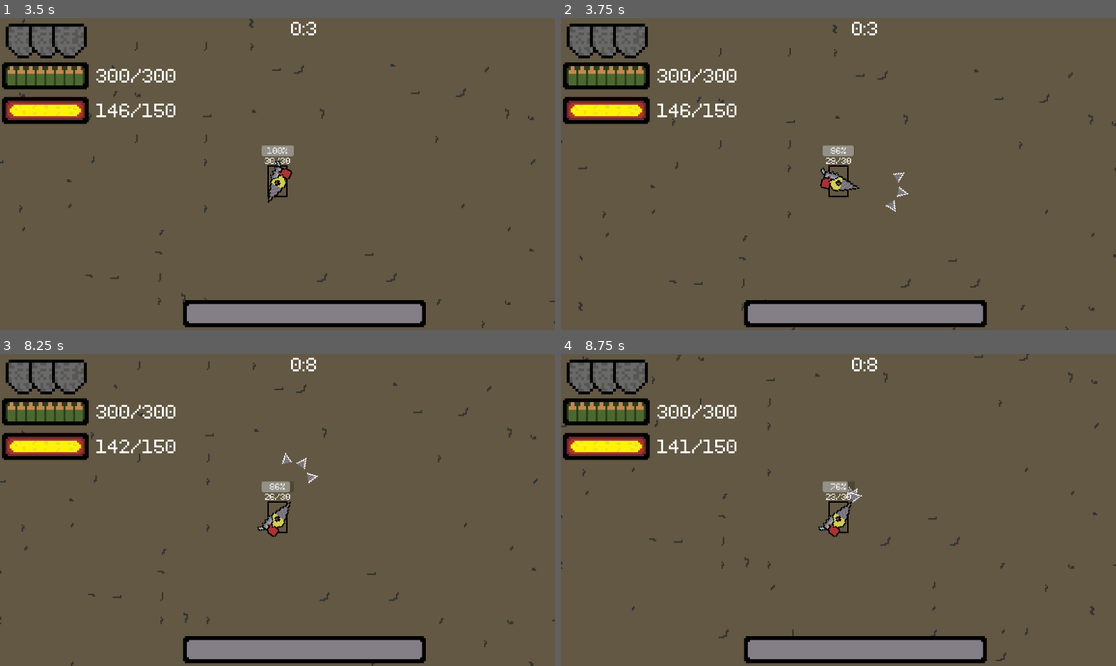
Above: before the commit, frames 1-4 (two rows, left to right).
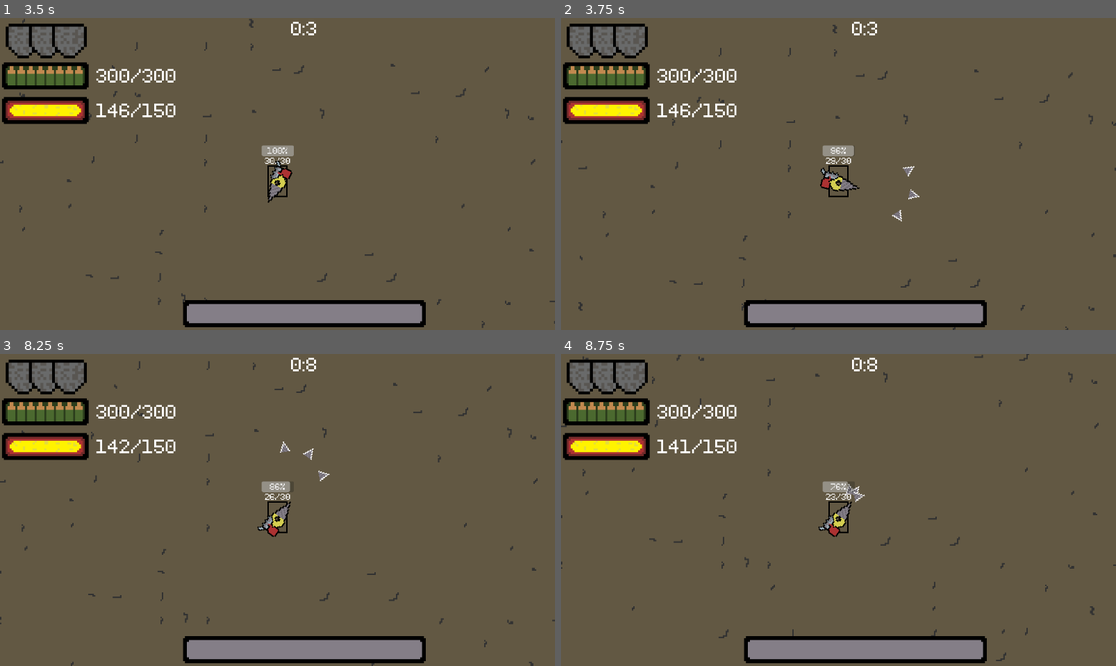
Above: after the commit, the same moments.

Repository: NikitinMaksim/Coursework_2023
Game: Godot game, scene res://Main_scene.tscn
Same seed, same stepped clock (60 frames per second), same inputs: the game is played once before the commit and once after it.
Inputs (mouse positions are in pixels of both pictures, inside the frame that each line leads up to):
- Up to frame 1 (3.5 s): tap Enter at 0.5 s; move the mouse to (399, 158) at 0.52 s; hold D (move_right) 0.53-1.28 s; tap Space (LevelUp) at 0.6, 1.25, 2.85 s; move the mouse to (166, 189) at 1.27 s; hold S (move_down) 1.28-2.03 s; click (166, 189) at 1.35 s; move the mouse to (333, 105) at 2.02 s; hold D (move_right) 2.03-2.78 s; tap E (swap_weapon) at 2.1 s; move the mouse to (249, 236) at 2.77 s; hold W (move_up) from 2.78 s (still down)
- Up to frame 2 (3.75 s): move the mouse to (1005, 220) at 3.52 s; release W (move_up) at 3.53 s; press the mouse at (1005, 220) at 3.53 s; hold A (move_left) from 3.53 s (still down)
- Up to frame 3 (8.25 s): tap R (reload) at 4.15 s; move the mouse to (111, 463) at 4.27 s; release the mouse at (111, 463) at 4.28 s; tap E (swap_weapon) at 4.35, 6.6 s; move the mouse to (305, 510) at 5.02 s; release A (move_left) at 5.03 s; hold S (move_down) 5.03-5.78 s; tap Space (LevelUp) at 5.1, 7.35 s; move the mouse to (194, 432) at 5.77 s; hold D (move_right) 5.78-6.53 s; click (194, 432) at 5.85 s; move the mouse to (399, 494) at 6.52 s; hold W (move_up) 6.53-7.28 s; move the mouse to (166, 525) at 7.27 s; hold D (move_right) 7.28-8.03 s; move the mouse to (333, 441) at 8.02 s; press the mouse at (333, 441) at 8.03 s; hold S (move_down) from 8.03 s (still down)
- Up to frame 4 (8.75 s): keep holding S (move_down)

Frame 1 is identical in both runs. In frame 2, 0.2% of the frame differs, in the area x 58-65%, y 47-66%; in frame 3, 0.2%; in frame 4, less than 0.1%.

Commit message:
Fix Delta

Diff:
--- a/Turn up the heat/Enemys/Small_enemy/small_enemy.tscn
+++ b/Turn up the heat/Enemys/Small_enemy/small_enemy.tscn
@@ -7,8 +7,6 @@
 [ext_resource type="PackedScene" uid="uid://bgx54257k05ql" path="res://Component/hitbox_component.tscn" id="5_da2e5"]
 
 [sub_resource type="AnimationNodeStateMachine" id="AnimationNodeStateMachine_piw5p"]
-
-[sub_resource type="AnimationNodeStateMachinePlayback" id="AnimationNodeStateMachinePlayback_p4lbv"]
 
 [sub_resource type="CapsuleShape2D" id="CapsuleShape2D_blbxx"]
 radius = 6.6
@@ -40,7 +38,6 @@
 [node name="AnimationTree" type="AnimationTree" parent="."]
 tree_root = SubResource("AnimationNodeStateMachine_piw5p")
 anim_player = NodePath("../AnimationPlayer")
-parameters/playback = SubResource("AnimationNodeStateMachinePlayback_p4lbv")
 
 [node name="TooClose" type="Area2D" parent="."]
 collision_layer = 0
--- a/Turn up the heat/Player/Player.tscn
+++ b/Turn up the heat/Player/Player.tscn
@@ -249,10 +249,6 @@
 }
 
 [node name="AnimationTree" type="AnimationTree" parent="."]
-root_node = NodePath("../Sprite2D")
-libraries = {
-"": SubResource("AnimationLibrary_d261l")
-}
 tree_root = SubResource("AnimationNodeStateMachine_pctbh")
 anim_player = NodePath("../AnimationPlayer")
 parameters/conditions/is_idle = false
--- a/Turn up the heat/Resources/Bullets/bullet.gd
+++ b/Turn up the heat/Resources/Bullets/bullet.gd
@@ -18,7 +18,7 @@
 
 func _process(delta):
 	position += transform.x * speed * delta
-	remaining_distance -= speed
+	remaining_distance -= speed*delta
 	if (remaining_distance<0):
 		queue_free()
 
--- a/Turn up the heat/Resources/Guns/Drill.tres
+++ b/Turn up the heat/Resources/Guns/Drill.tres
@@ -18,5 +18,5 @@
 texture = ExtResource("2_75aub")
 projectile = ExtResource("1_v0u33")
 x_offset = 15
-bullet_speed = 100
-bullet_max_distance = 1400
+bullet_speed = 150
+bullet_max_distance = 35
--- a/Turn up the heat/Resources/Guns/Machine_gun.tres
+++ b/Turn up the heat/Resources/Guns/Machine_gun.tres
@@ -19,4 +19,4 @@
 projectile = ExtResource("1_afq8r")
 x_offset = 15
 bullet_speed = 450
-bullet_max_distance = 20000
+bullet_max_distance = 2000
--- a/Turn up the heat/Resources/Melee hits/Melee_projectile.gd
+++ b/Turn up the heat/Resources/Melee hits/Melee_projectile.gd
@@ -11,7 +11,7 @@
 
 func _process(delta):
 	position += transform.x * speed * delta
-	remaining_distance -= speed
+	remaining_distance -= speed*delta
 	if (remaining_distance<0):
 		queue_free()
 
--- a/Turn up the heat/project.godot
+++ b/Turn up the heat/project.godot
@@ -12,7 +12,7 @@
 
 config/name="Turn up the heat"
 run/main_scene="res://Main_scene.tscn"
-config/features=PackedStringArray("4.2", "GL Compatibility")
+config/features=PackedStringArray("4.1", "GL Compatibility")
 run/max_fps=60
 
 [autoload]
@@ -27,6 +27,10 @@
 [display]
 
 window/size/mode=2
+
+[dotnet]
+
+project/assembly_name="Turn up the heat"
 
 [input]
 
Not shown: 1 places in Turn up the heat/Enemys/Small_enemy/small_enemy.tscn that only renumber resources
